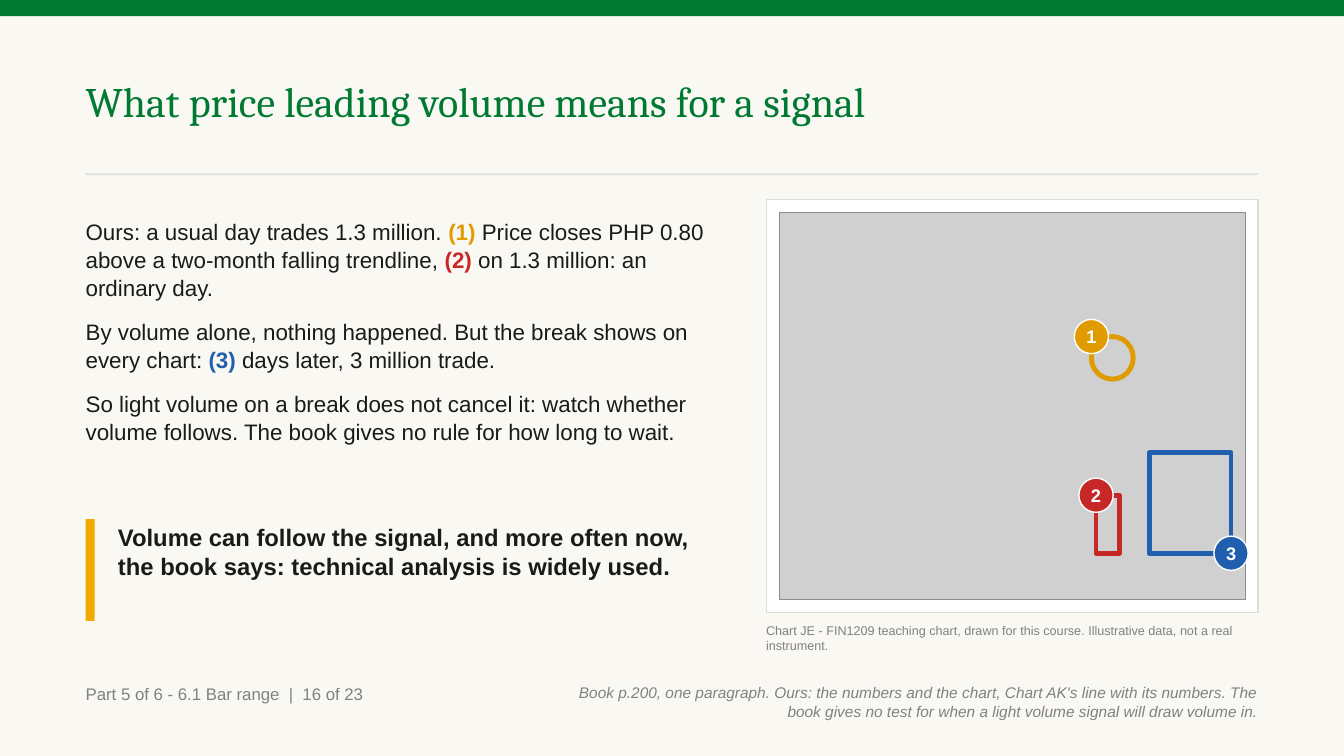
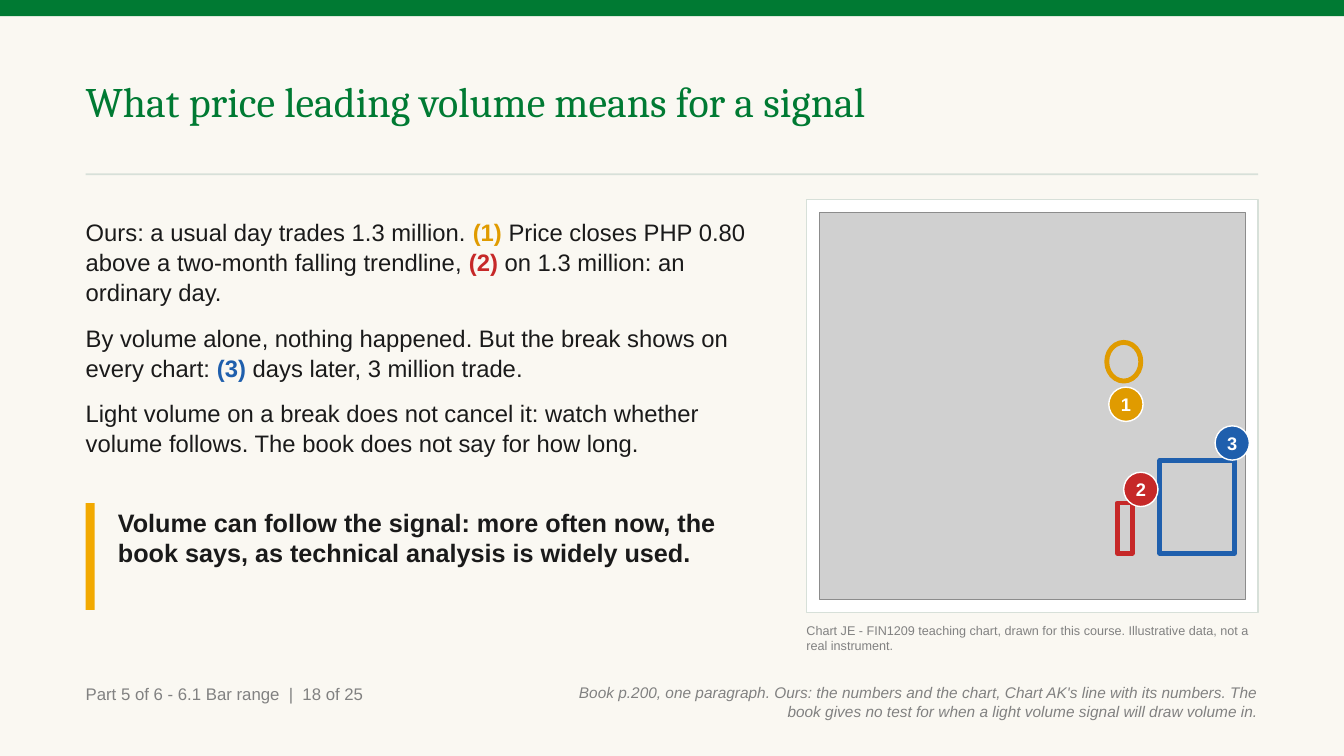
Before and after one commit to benjiesotelo-sudo/Telos_FIN1209, a slide deck: slide 163 of chapter-06/FIN1209-Chapter-06.pptx (slide 161 before the commit). Drawn at 1344x756 pixels with LibreOffice and Linux fonts; fonts in the diff are those of the drawing; grey boxes stand for pictures. Boxes give left, top, right and bottom in pixels: in the first picture for what was removed or moved away, otherwise in the second. Text is boxed around its words. In the diff, an @@ line names an element or a change of style, - is before the commit and + after.

```diff
--- a/chapter-06/FIN1209-Chapter-06.pptx
+++ b/chapter-06/FIN1209-Chapter-06.pptx
@@ rectangle resized from (x1=766, y1=200, x2=1258, y2=613) to (x1=807, y1=200, x2=1258, y2=613) @@
@@ text at (x1=86, y1=223, x2=745, y2=382): size 16 to 17 pt in "Ours: a usual day trades 1.3 million. ...", "By volume alone, nothing happened. But the ..." @@
@@ picture resized from (x1=779, y1=213, x2=1245, y2=600) to (x1=820, y1=213, x2=1245, y2=600) @@
@@ ellipse resized from (x1=1092, y1=337, x2=1134, y2=379) to (x1=1107, y1=343, x2=1141, y2=381) @@
@@ ellipse "1" moved from (x1=1075, y1=320, x2=1109, y2=354) to (x1=1109, y1=387, x2=1143, y2=421) @@
@@ text at (x1=86, y1=404, x2=699, y2=457): text changed; size 16 to 17 pt @@
-So light volume on a break does not cancel it: watch whether volume follows. The book gives no rule for how long to wait.
+Light volume on a break does not cancel it: watch whether volume follows. The book does not say for how long.
@@ ellipse "3" moved from (x1=1214, y1=536, x2=1248, y2=571) to (x1=1215, y1=425, x2=1249, y2=460) @@
@@ ellipse "2" moved from (x1=1079, y1=478, x2=1113, y2=512) to (x1=1124, y1=473, x2=1158, y2=507) @@
@@ rectangle resized from (x1=1149, y1=453, x2=1231, y2=554) to (x1=1160, y1=461, x2=1235, y2=554) @@
@@ rectangle resized from (x1=86, y1=519, x2=95, y2=621) to (x1=86, y1=503, x2=95, y2=610) @@
@@ rectangle resized from (x1=1096, y1=495, x2=1119, y2=554) to (x1=1118, y1=503, x2=1133, y2=554) @@
@@ text at (x1=118, y1=513, x2=715, y2=568): text changed; size 17 to 18 pt @@
-Volume can follow the signal, and more often now, the book says: technical analysis is widely used.
+Volume can follow the signal: more often now, the book says, as technical analysis is widely used.
@@ text "Chart JE - FIN1209 teaching ..." rewrapped from (x1=766, y1=626, x2=1233, y2=650) to (x1=806, y1=626, x2=1248, y2=650) @@
@@ text at (x1=86, y1=688, x2=363, y2=704): text changed @@
-Part 5 of 6 - 6.1 Bar range | 16 of 23
+Part 5 of 6 - 6.1 Bar range | 18 of 25
```
Also in this commit, not shown: 46 other slides changed, 2 slides added, 3 other files.
